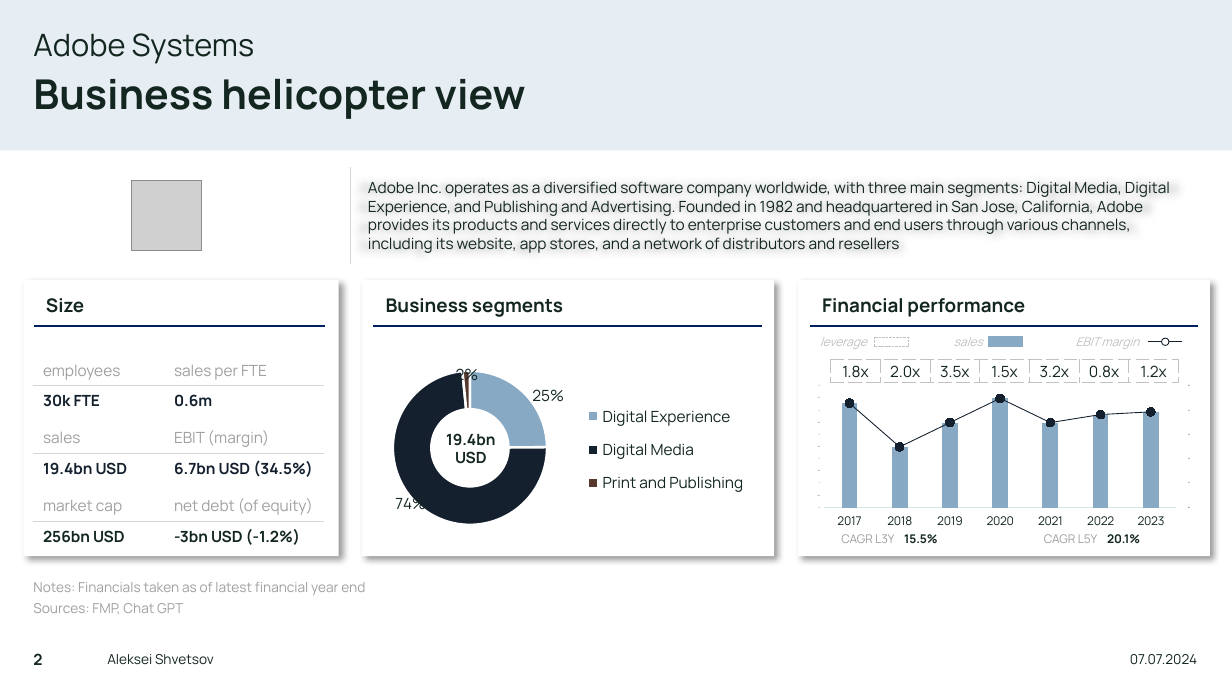
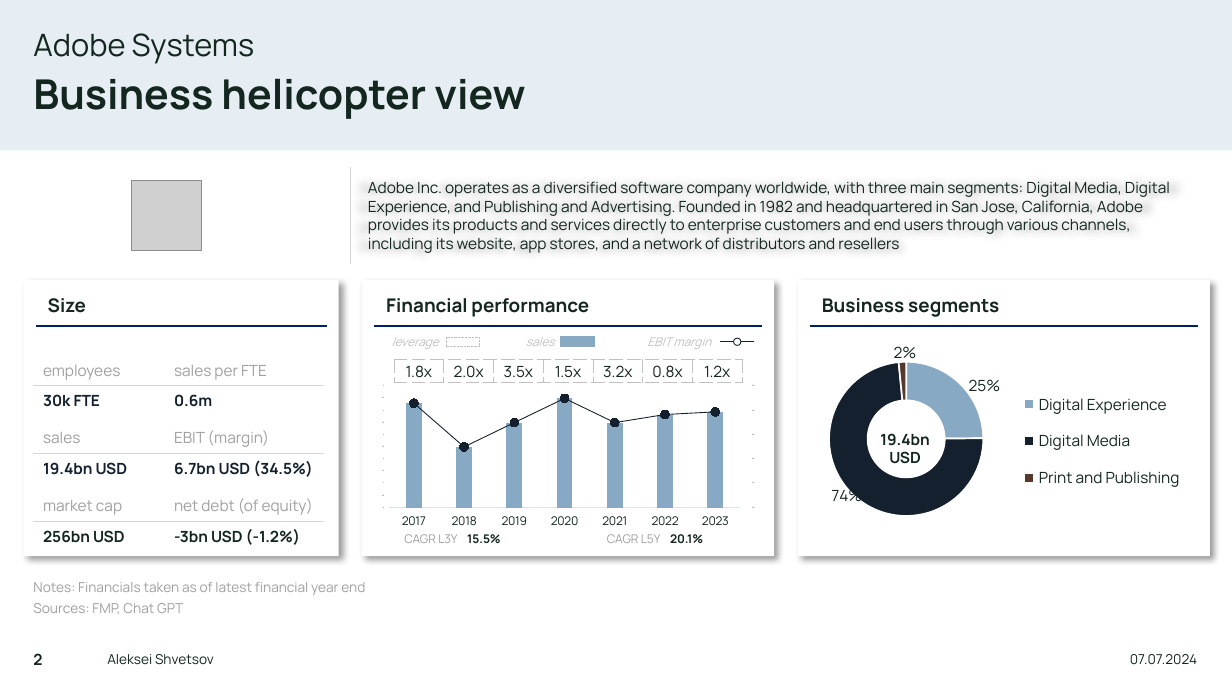
Before and after one commit to sleepper/investmentstrategies, a slide deck: slide 2 of Company Profile.pptx. Drawn at 1232x693 pixels with LibreOffice and Linux fonts; fonts in the diff are those of the drawing; grey boxes stand for pictures. Boxes give left, top, right and bottom in pixels: in the first picture for what was removed or moved away, otherwise in the second. Text is boxed around its words. In the diff, an @@ line names an element or a change of style, - is before the commit and + after.

Commit message:
Updated company profile

```diff
--- a/Company Profile.pptx
+++ b/Company Profile.pptx
@@ text "Business segments": place and size @@
-text "Business segments" at (386, 298, 563, 317)
+text "Business segments" at (822, 298, 999, 317)
@@ doughnut chart: place and size @@
-doughnut chart at (373, 347, 761, 551)
+doughnut chart at (809, 326, 1198, 556)
@@ 2 rectangles, 1 line: place and size @@
-2 rectangles, 1 line at (873, 338, 1183, 347)
+2 rectangles, 1 line at (446, 338, 754, 347)
@@ 3 texts, 1 ellipse: place and size @@
-3 texts, 1 ellipse at (820, 338, 1169, 349)
+3 texts, 1 ellipse at (392, 337, 740, 349)
@@ text "19.4bn USD": place and size @@
-text "19.4bn USD" at (446, 433, 495, 464)
+text "19.4bn USD" at (880, 433, 929, 464)
@@ 2 tables, 1 text, 1 column chart: place and size @@
-2 tables, 1 text, 1 column chart at (811, 298, 1198, 556)
+2 tables, 1 text, 1 column chart at (375, 298, 761, 556)
```
